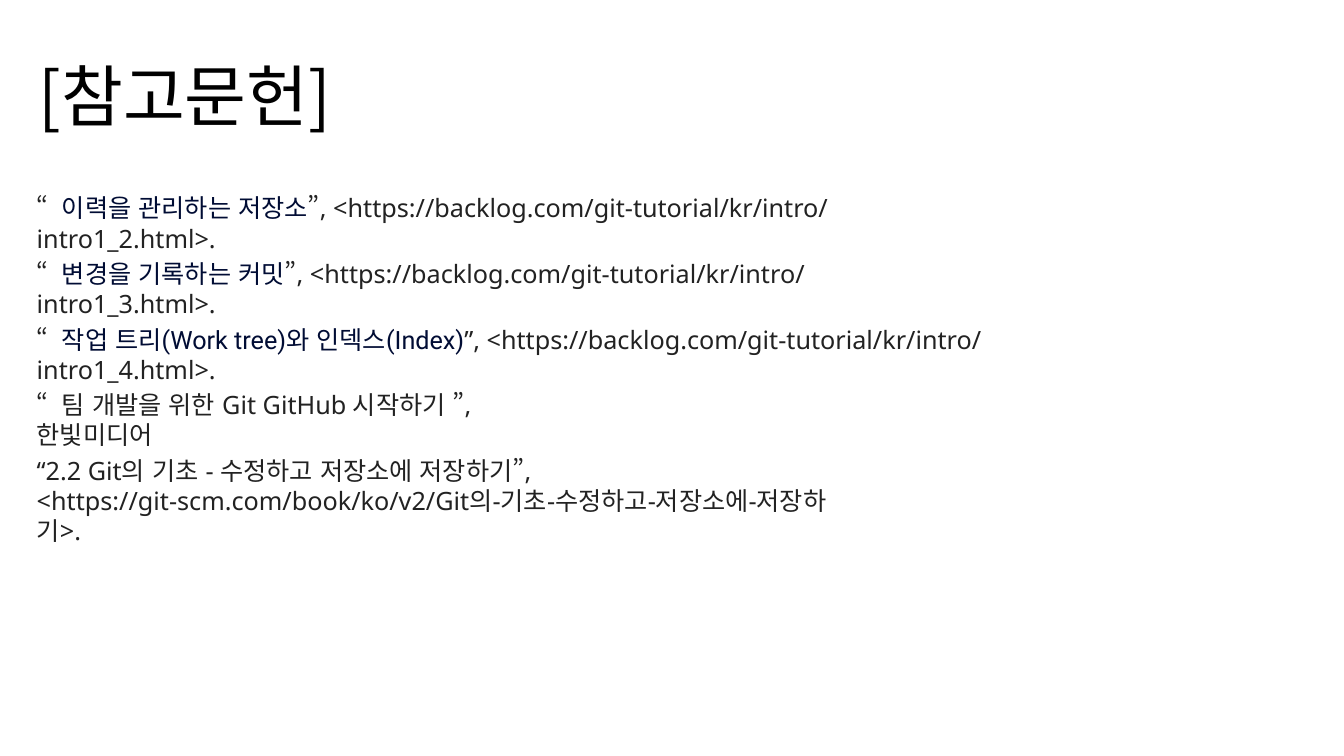
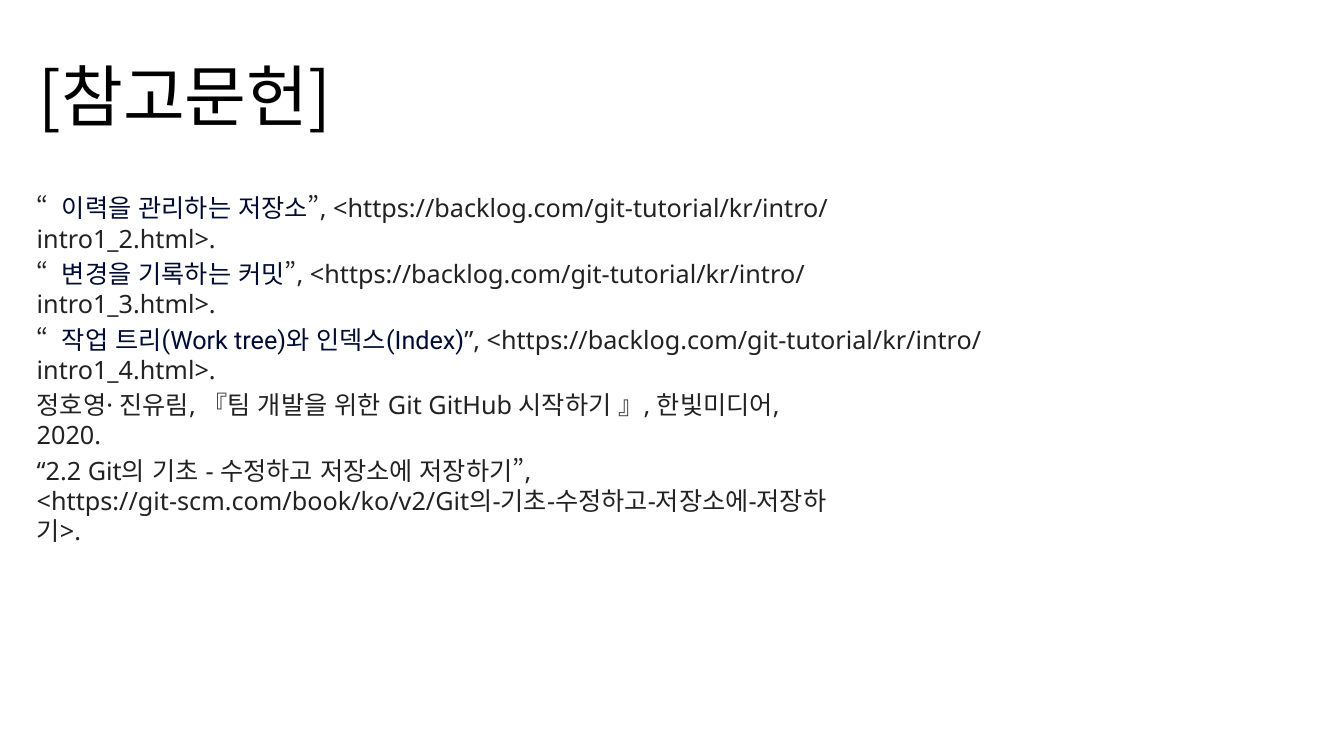
Before and after one commit to SeungHeeNoh/study_well, a slide deck: slide 47 of docs/2. git 기본 개념.pptx. Drawn at 1344x756 pixels with LibreOffice and Linux fonts; fonts in the diff are those of the drawing. Boxes give left, top, right and bottom in pixels: in the first picture for what was removed or moved away, otherwise in the second. Text is boxed around its words. In the diff, an @@ line names an element or a change of style, - is before the commit and + after.

Commit message:
study 자료 > 참고 문헌 표기 변경

```diff
--- a/docs/2. git 기본 개념.pptx
+++ b/docs/2. git 기본 개념.pptx
@@ text at [37,392,780,418]: text changed @@
-“팀 개발을 위한 Git GitHub 시작하기 ”, 한빛미디어
+정호영· 진유림, 『팀 개발을 위한 Git GitHub 시작하기 』, 한빛미디어, 2020.
```
